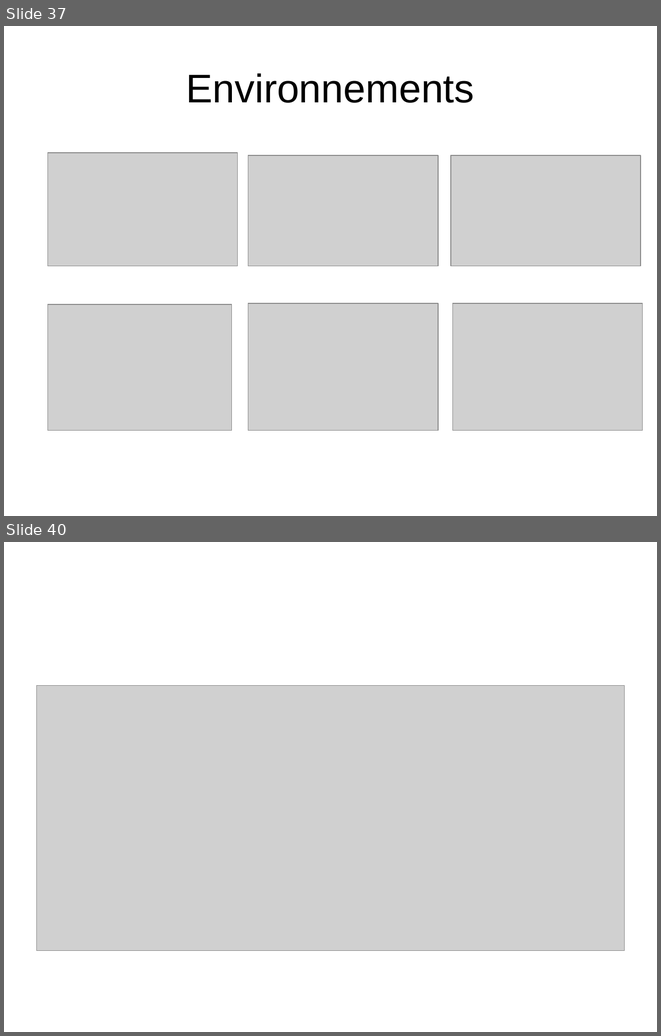
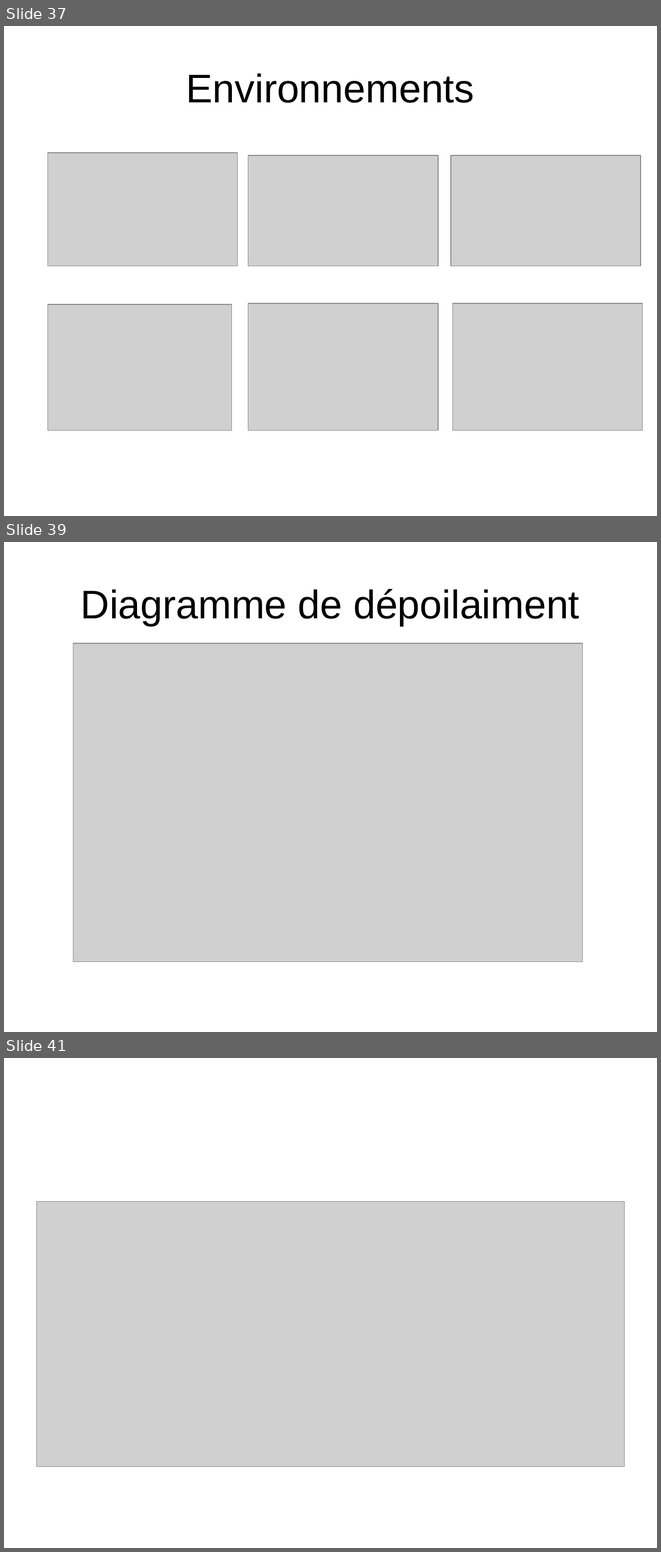
Before and after one commit to HabibAroua/Criminel_dep, a slide deck: documentation/presentation/P1/2734.ppt. Shown one above the other, each under a label of ours: slides 37 and 40 before the commit, slides 37, 39 and 41 after it; the slides between them are not shown. The pictures are 661x1036 and 661x1552 pixels, drawn with LibreOffice and Linux fonts; fonts in the diff are those of the drawing; grey boxes stand for pictures; background and template pictures are left out. Boxes give left, top, right and bottom in pixels: in the first picture for what was removed or moved away, otherwise in the second. Text is boxed around its words. In the diff, an @@ line names an element or a change of style, - is before the commit and + after.

```diff
--- a/documentation/presentation/P1/2734.ppt
+++ b/documentation/presentation/P1/2734.ppt
@@ slide 39 added at <box>4,542,657,1032</box>, background picture (left out) @@
@@ title added at <box>81,589,580,626</box>, 44 pt, text #000000 @@
+Diagramme de dépoilaiment
@@ picture added at <box>73,643,583,962</box> @@
@@ what was slide 40 is now slide 41 @@
```
Also in this commit, not shown: 2 slides changed, 3 other slides added, 2 slides removed, 1 other file.
